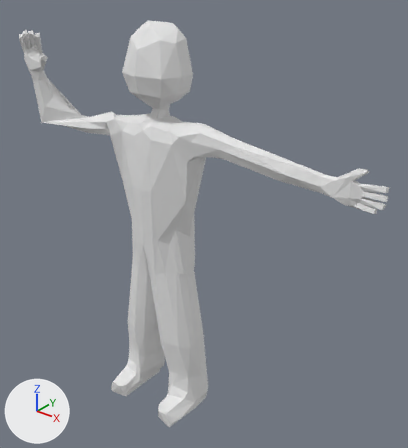
Two versions of the Blender file Assets/Models/player.blend, one commit apart.
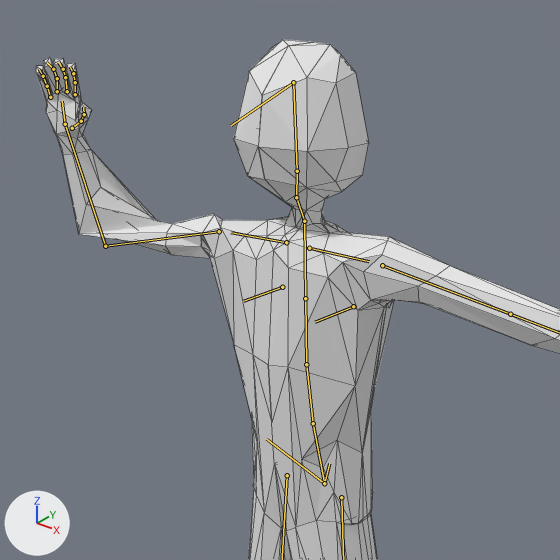
Old and new are each drawn whole from a 50 mm lens placed at (1.57, -1.57, 2.04), pointed at (0.21, 0.13, 0.98) and again close up on the part from 0% to 72% of the width and 0% to 65% of the height. The lights are fixed; the arrows at lower left show +X, +Y and +Z. Both versions are drawn at frame 0 of the action 'ThrowEnd'; the numbers are the values there. The bones that bend it are drawn over the model as lines in the close-ups. The close-ups show mesh edges as thin lines.
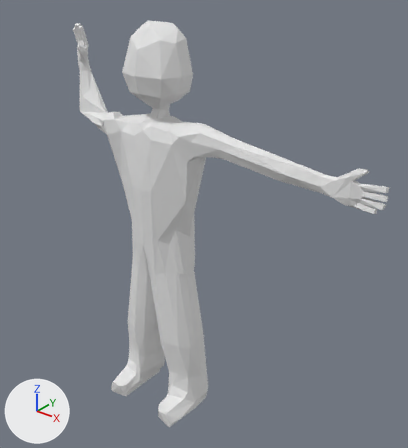
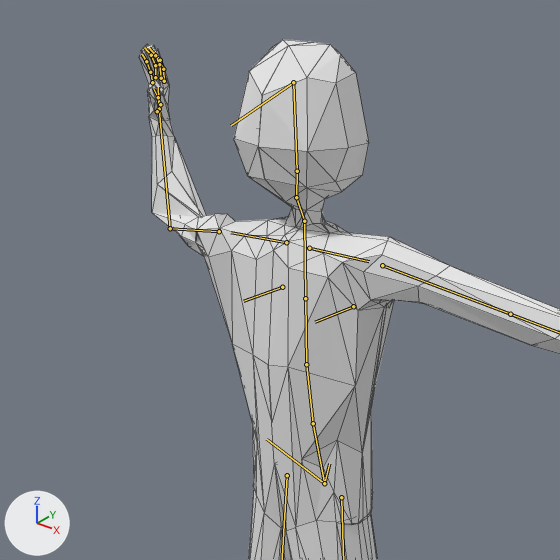
Boxes (x1, y1, x2, y2) around the edits, measured in the close-ups (560 x 560 px):
'Cube', posed
    before: (36, 40, 560, 560)
    after: (139, 40, 560, 560)
bone 'upper_arm.R', root to tip
    before: (219, 231) to (105, 246)
    after: (219, 231) to (170, 228)
bone 'forearm.R', root to tip
    before: (105, 246) to (65, 124)
    after: (170, 228) to (159, 109)

Edits to the bpy script that builds the scene:
```text
Change bone_upper_arm_r:
    where bone_upper_arm_r = bpy.data.objects['metarig'].pose.bones['upper_arm.R']  # child of 'shoulder.R'
    bone_upper_arm_r.rotation_quaternion: (0.713, 0.049, 0.694, 0.093) -> (0.659, -0.197, 0.717, -0.113)  # degrees (81, 78, 84) -> degrees (-104, 64, -97)
Change bone_forearm_r:
    where bone_forearm_r = bpy.data.objects['metarig'].pose.bones['forearm.R']  # child of 'upper_arm.R'
    bone_forearm_r.rotation_quaternion: (0.545, 0.546, -0.433, -0.467) -> (0.599, 0.503, -0.389, -0.486)  # degrees (88, 2, -79) -> degrees (79, 1, -77)
```
